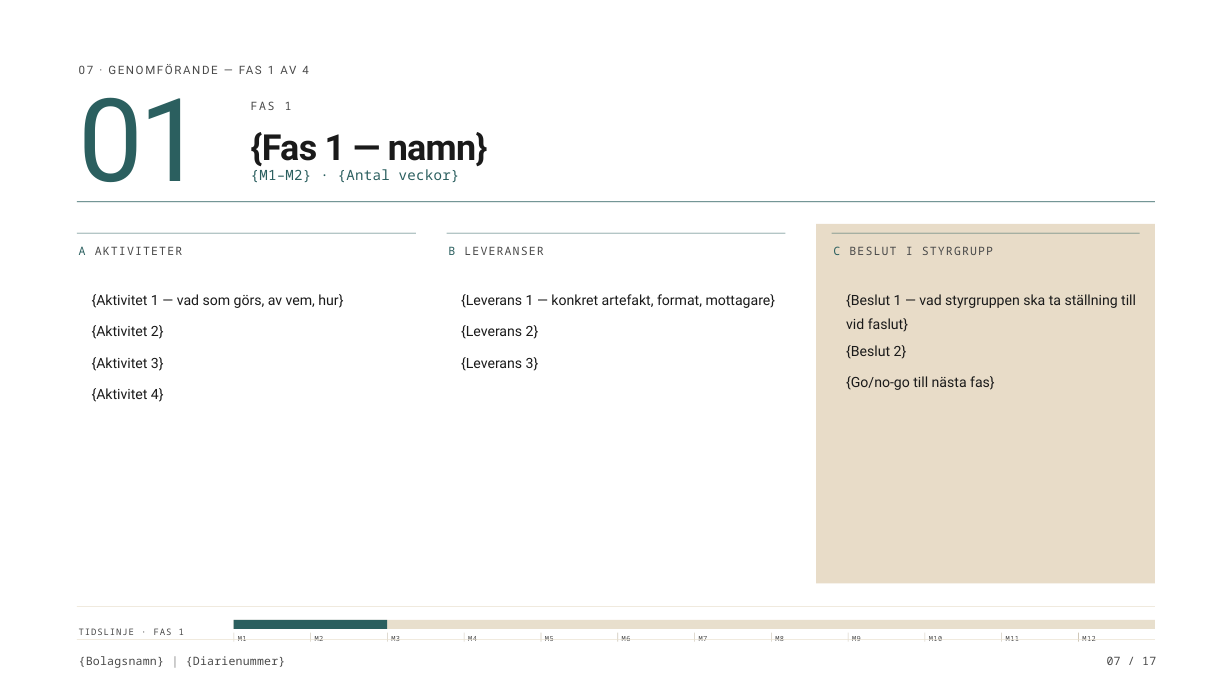
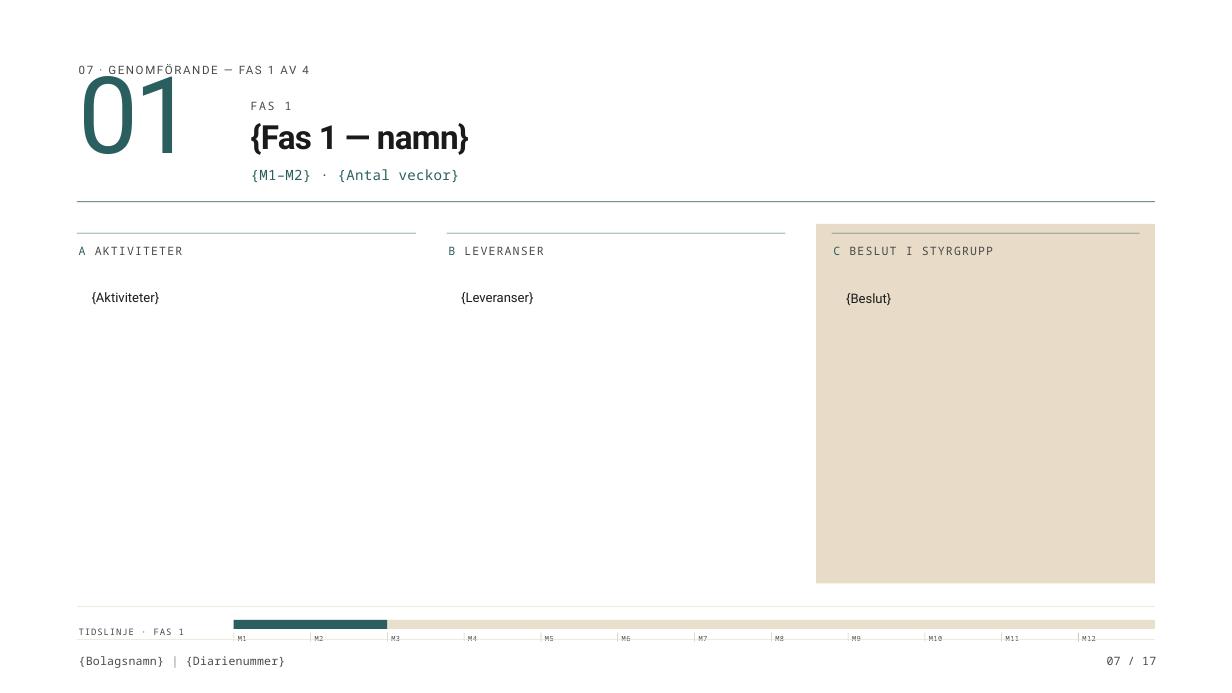
Before and after one commit to DaVincisfather/bidsmith, a slide deck: slide 7 of templates/anbudsmall-v2.pptx. Drawn at 1232x693 pixels with LibreOffice and Linux fonts; fonts in the diff are those of the drawing. Boxes give left, top, right and bottom in pixels: in the first picture for what was removed or moved away, otherwise in the second. Text is boxed around its words. In the diff, an @@ line names an element or a change of style, - is before the commit and + after.

```diff
--- a/templates/anbudsmall-v2.pptx
+++ b/templates/anbudsmall-v2.pptx
@@ text "01" at (79, 64, 195, 154): size 135 to 124.9 pt; line spacing 0.85 to 0.65 @@
@@ text "{Fas 1 — namn}" at (251, 123, 469, 155): size 42 to 38.9 pt; line spacing 1.05 to 0.85 @@
@@ text removed at (92, 294, 343, 308) @@
-{Aktivitet 1 — vad som görs, av vem, hur}
@@ text added at (92, 292, 160, 304), 15.3 pt, text #1A1A1A @@
+{Aktiviteter}
@@ text removed at (461, 294, 776, 308) @@
-{Leverans 1 — konkret artefakt, format, mottagare}
@@ text added at (461, 292, 533, 304), 15.3 pt, text #1A1A1A @@
+{Leveranser}
@@ text at (846, 293, 891, 305): text changed; size 16.5 to 15.3 pt @@
-{Beslut 2}
+{Beslut}
@@ text removed at (846, 294, 1136, 332) @@
-{Beslut 1 — vad styrgruppen ska ta ställning till vid faslut}
@@ text removed at (92, 325, 164, 339) @@
-{Aktivitet 2}
@@ text removed at (461, 325, 539, 339) @@
-{Leverans 2}
@@ text removed at (92, 357, 164, 371) @@
-{Aktivitet 3}
@@ text removed at (461, 357, 539, 371) @@
-{Leverans 3}
@@ text removed at (92, 388, 164, 402) @@
-{Aktivitet 4}
@@ text removed at (846, 376, 995, 390) @@
-{Go/no-go till nästa fas}
```
Also in this commit, not shown: 16 other slides changed, 5 other files.
